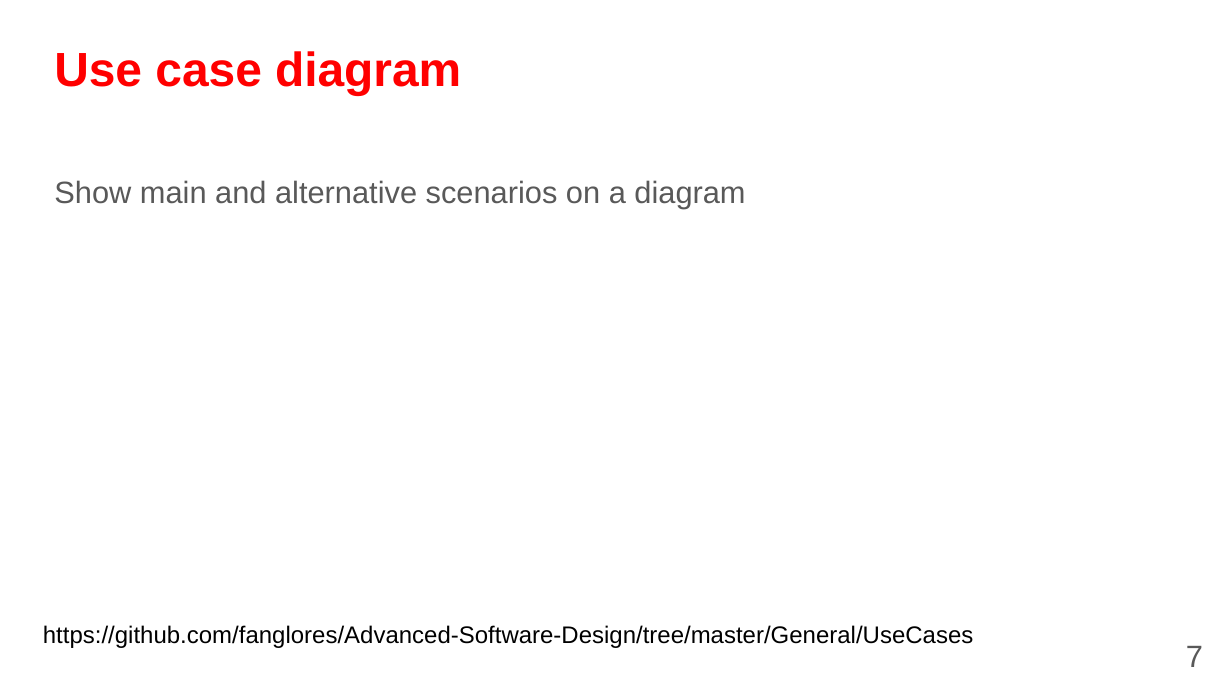
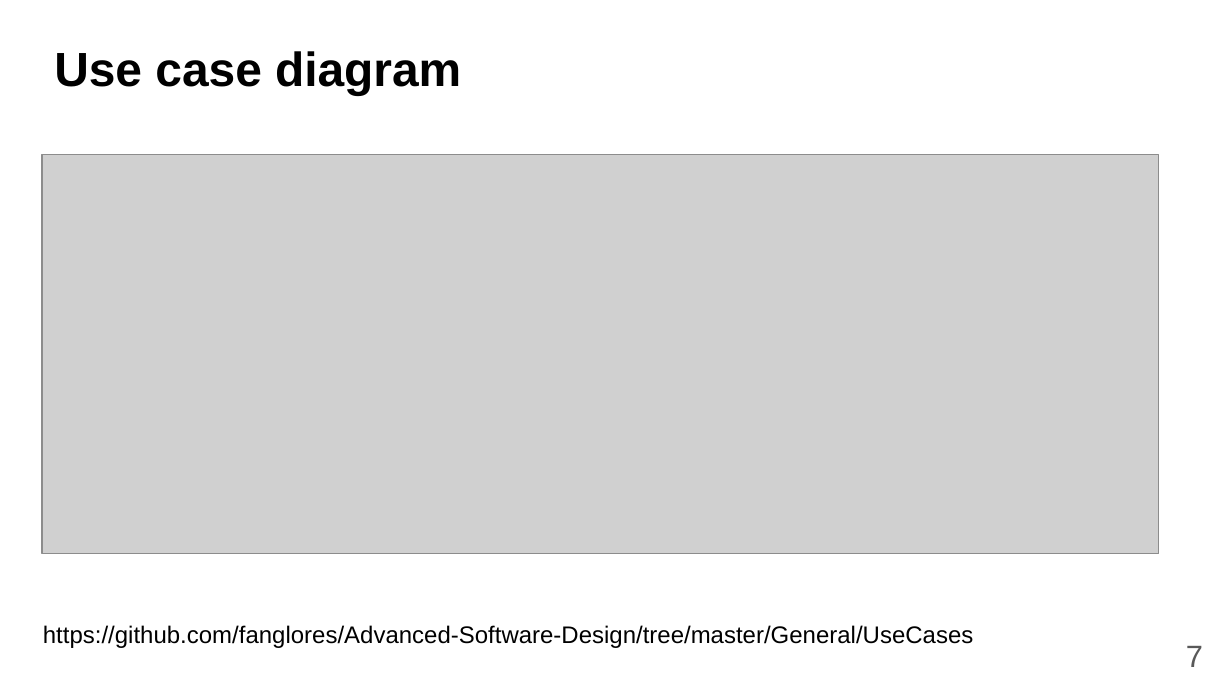
Before and after one commit to fanglores/Advanced-Software-Design, a slide deck: slide 7 of PracticeTasks/Final_Task/K8C_FinalTask1_(Task8).pptx. Drawn at 1232x693 pixels with LibreOffice and Linux fonts; fonts in the diff are those of the drawing; grey boxes stand for pictures. Boxes give left, top, right and bottom in pixels: in the first picture for what was removed or moved away, otherwise in the second. Text is boxed around its words. In the diff, an @@ line names an element or a change of style, - is before the commit and + after.

```diff
--- a/PracticeTasks/Final_Task/K8C_FinalTask1_(Task8).pptx
+++ b/PracticeTasks/Final_Task/K8C_FinalTask1_(Task8).pptx
@@ title "Use case diagram" at [54,51,461,95]: text colour #FF0000 to #000000 @@
@@ picture added at [42,155,1159,554] @@
@@ text removed at [54,180,745,209] @@
-Show main and alternative scenarios on a diagram
```
Also in this commit, not shown: 4 other files.
